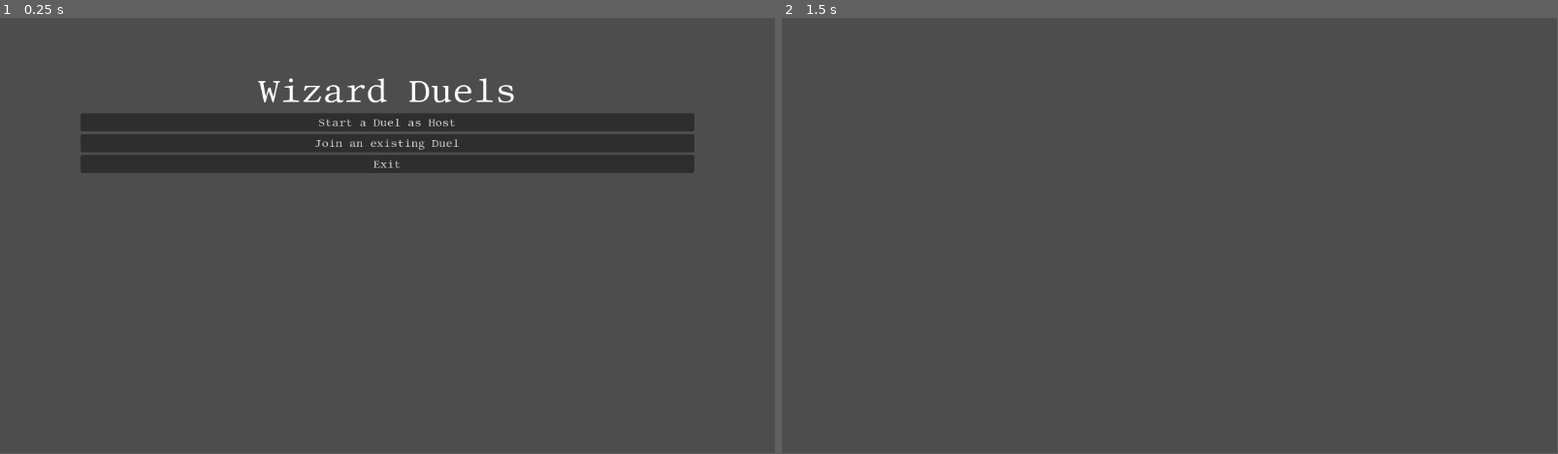
Above: before the commit, frames 1-2 (left to right).
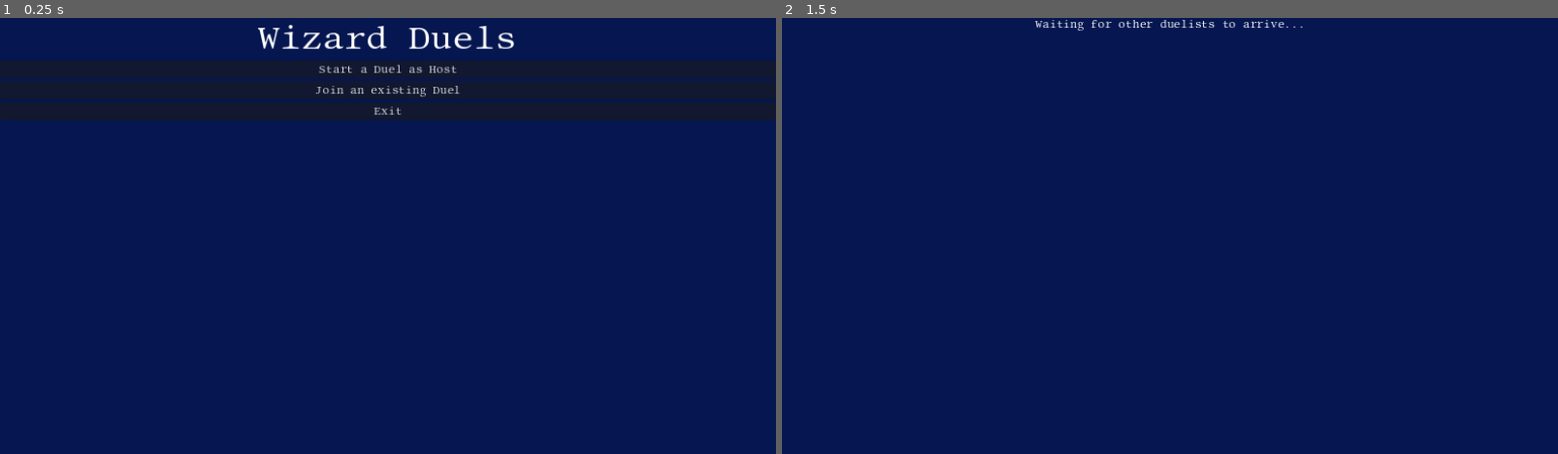
Above: after the commit, the same moments.

Repository: snhumphr/Wizard-Duels
Game: Godot game, scene res://menu.tscn
The game is run twice, just before and just after one commit, with the same random seed, the same clock (stepped at 60 frames per second) and the same inputs.
Inputs:
- Up to frame 1 (0.25 s): no input
- Up to frame 2 (1.5 s): tap Enter at 0.5 s; click "Start a Duel as Host" at 1.25 s
In our replay, the window is 799x449 before the commit and 800x450 after it. These sizes can differ from the game's own. Grey fills any space a smaller window leaves; there, only what the larger window draws over its background counts as a difference.

The runs differ from the first frame. In frame 1, 100% of the frame differs, in the area x 0-100%, y 0-100%; in frame 2, 100%.

Commit message:
Adds a wizard blue background to the game

Diff:
--- a/Game.gd
+++ b/Game.gd
@@ -1,4 +1,4 @@
-extends CanvasLayer
+extends Control
 
 #TODO: FIX TARGETING BEING RESET TO DEFAULT WHEN YOU CHANGE THE TARGET(?) OF YOUR OTHER HAND
 #TODO: MAGIC MIRROR DOESN'T WORK(TESTED WITH AMNESIA)
--- a/game.tscn
+++ b/game.tscn
@@ -11,12 +11,24 @@
 [sub_resource type="Theme" id="Theme_t54r2"]
 default_font = ExtResource("2_oflhb")
 
-[node name="Game" type="CanvasLayer"]
-follow_viewport_enabled = true
+[node name="Game" type="Control"]
+layout_mode = 3
+anchor_right = 1.0
+anchor_bottom = 1.0
 script = ExtResource("1_3r2fk")
+
+[node name="Background" type="ColorRect" parent="."]
+layout_mode = 1
+anchors_preset = 15
+anchor_right = 1.0
+anchor_bottom = 1.0
+grow_horizontal = 2
+grow_vertical = 2
+color = Color(0.0196078, 0.0862745, 0.313726, 1)
 
 [node name="Scroll" type="ScrollContainer" parent="."]
 clip_contents = false
+layout_mode = 1
 anchors_preset = 15
 anchor_right = 1.0
 anchor_bottom = 1.0
--- a/menu.gd
+++ b/menu.gd
@@ -3,6 +3,9 @@
 const PORT = 7777
 const DEFAULT_SERVER_IP = "192.168.1.67" # IPv4 LAN
 const MAX_CONNECTIONS = 2
+
+func _ready():
+	pass
 
 func start_duel():
 	get_tree().change_scene_to_file("res://preduel.tscn")
--- a/menu.tscn
+++ b/menu.tscn
@@ -10,17 +10,17 @@
 font_size = 50
 
 [node name="Menu" type="MarginContainer"]
-anchors_preset = 15
+anchors_preset = -1
 anchor_right = 1.0
 anchor_bottom = 1.0
-grow_horizontal = 2
-grow_vertical = 2
+size_flags_horizontal = 3
+size_flags_vertical = 3
 theme = SubResource("Theme_ftatf")
-theme_override_constants/margin_left = 120
-theme_override_constants/margin_top = 80
-theme_override_constants/margin_right = 120
-theme_override_constants/margin_bottom = 80
 script = ExtResource("1_rtr2h")
+
+[node name="Background" type="ColorRect" parent="."]
+layout_mode = 2
+color = Color(0.0196078, 0.0862745, 0.313726, 1)
 
 [node name="VBoxContainer" type="VBoxContainer" parent="."]
 layout_mode = 2
--- a/preduel.tscn
+++ b/preduel.tscn
@@ -13,8 +13,16 @@
 grow_horizontal = 2
 grow_vertical = 2
 theme = SubResource("Theme_yd5kv")
-theme_override_constants/margin_left = 120
-theme_override_constants/margin_top = 80
-theme_override_constants/margin_right = 120
-theme_override_constants/margin_bottom = 80
 script = ExtResource("1_bgej8")
+
+[node name="Background" type="ColorRect" parent="."]
+layout_mode = 2
+color = Color(0.0196078, 0.0862745, 0.313726, 1)
+
+[node name="VBoxContainer" type="VBoxContainer" parent="."]
+layout_mode = 2
+
+[node name="Label" type="Label" parent="VBoxContainer"]
+layout_mode = 2
+size_flags_horizontal = 4
+text = "Waiting for other duelists to arrive..."
--- a/project.godot
+++ b/project.godot
@@ -19,6 +19,11 @@
 
 Player="*res://player.gd"
 
+[display]
+
+window/stretch/mode="canvas_items"
+window/stretch/aspect="expand"
+
 [dotnet]
 
 project/assembly_name="Wizard Duels"
